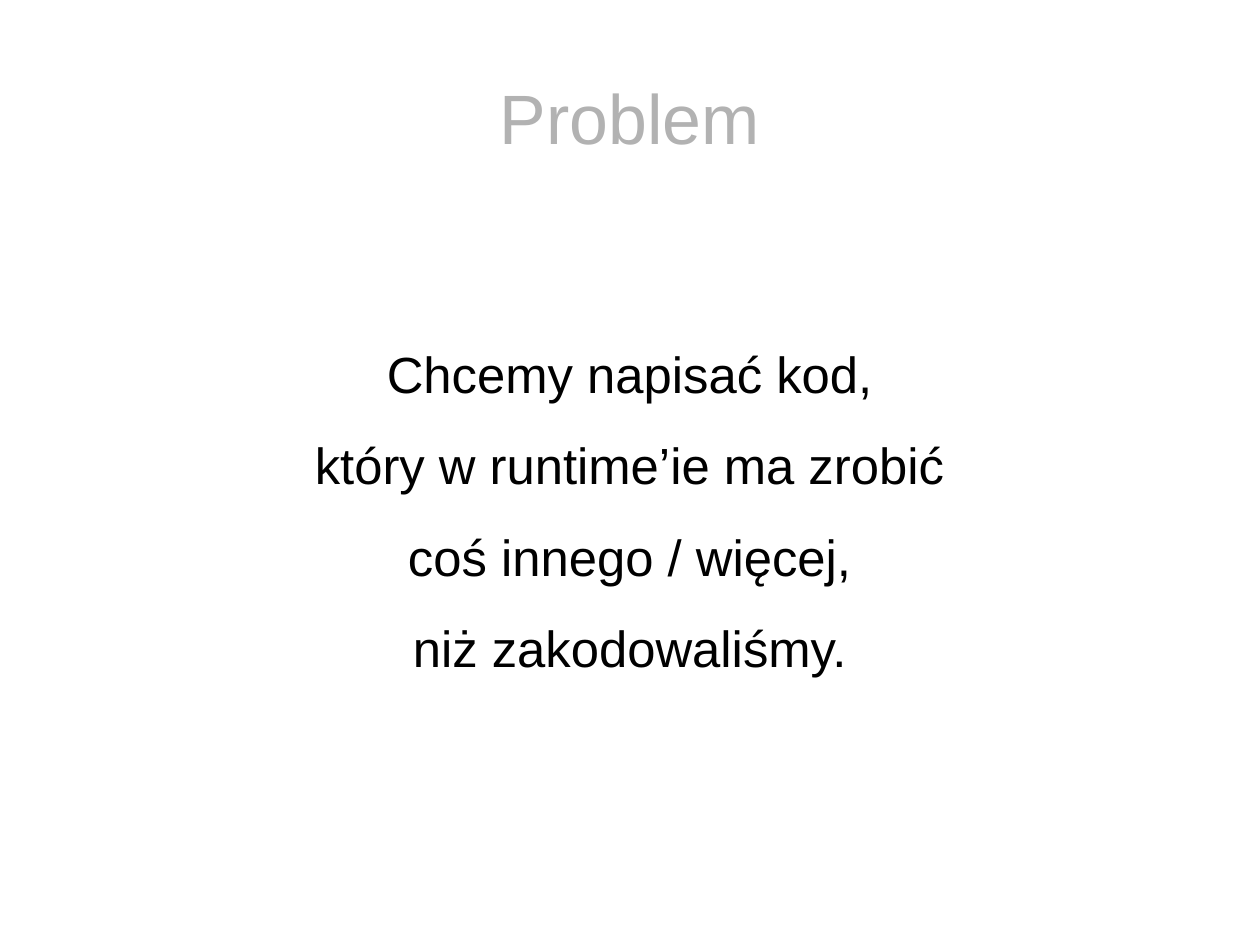
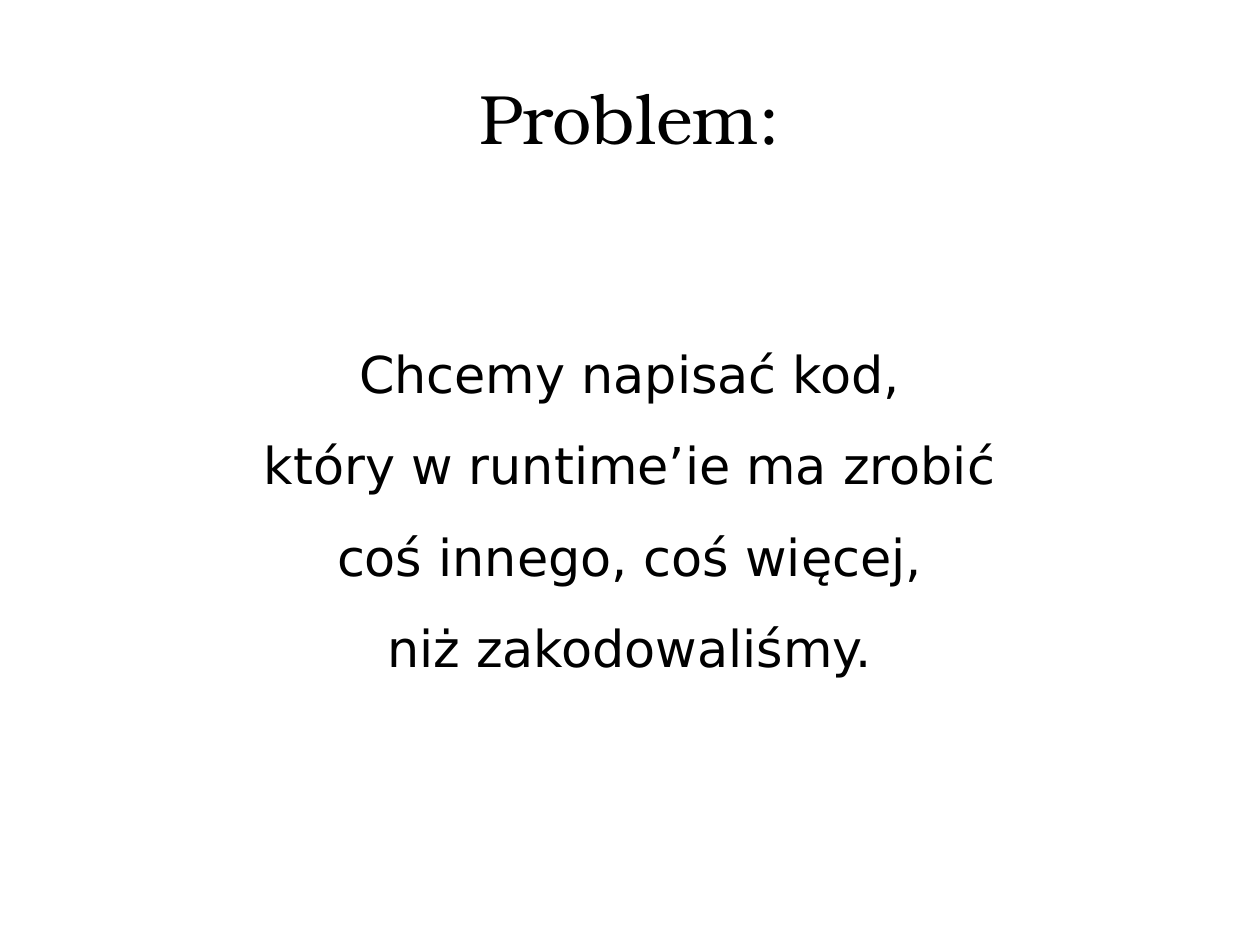
Before and after one commit to tirpitz-verus/bytebuddy-agent-presentation, a slide deck: slide 6 of slides.odp (slide 5 before the commit). Drawn at 1260x945 pixels with LibreOffice and Linux fonts; fonts in the diff are those of the drawing. Boxes give left, top, right and bottom in pixels: in the first picture for what was removed or moved away, otherwise in the second. Text is boxed around its words. In the diff, an @@ line names an element or a change of style, - is before the commit and + after.

```diff
--- a/slides.odp
+++ b/slides.odp
@@ title at (479,94,780,145): text changed; font Arial to TeX Gyre Bonum; text colour #B2B2B2 to #000000 @@
-Problem
+Problem:
@@ subtitle at (264,352,995,678): font Arial to DejaVu Sans in "Chcemy napisać kod,", "który w runtime’ie ma zrobić", "niż zakodowaliśmy." @@
@@ subtitle at (337,535,921,587): text changed; font Arial to DejaVu Sans @@
-coś innego / więcej,
+coś innego, coś więcej,
```
Also in this commit, not shown: 11 other slides changed, 4 slides added, 3 slides removed, 1 other file.
